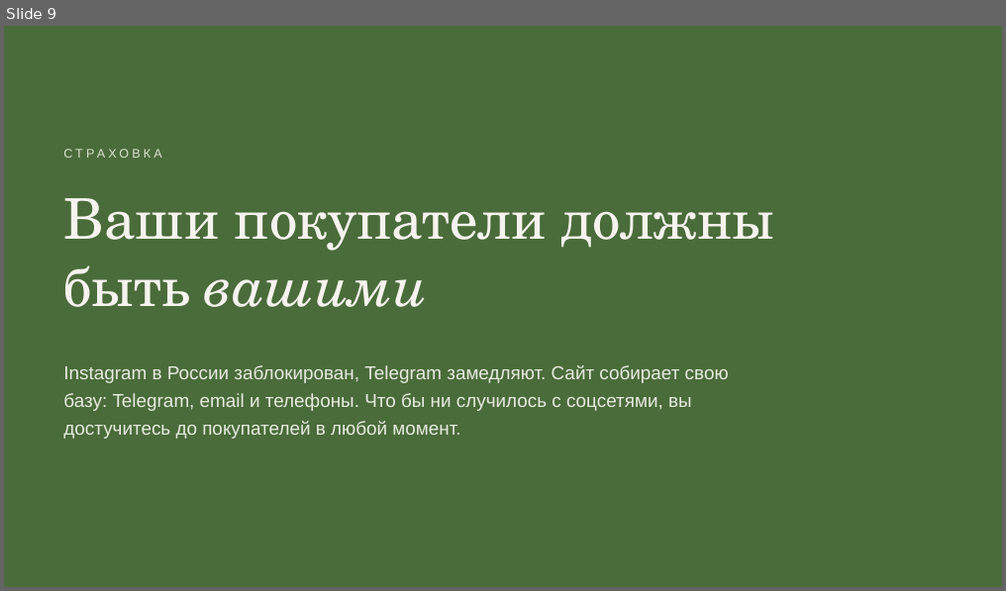
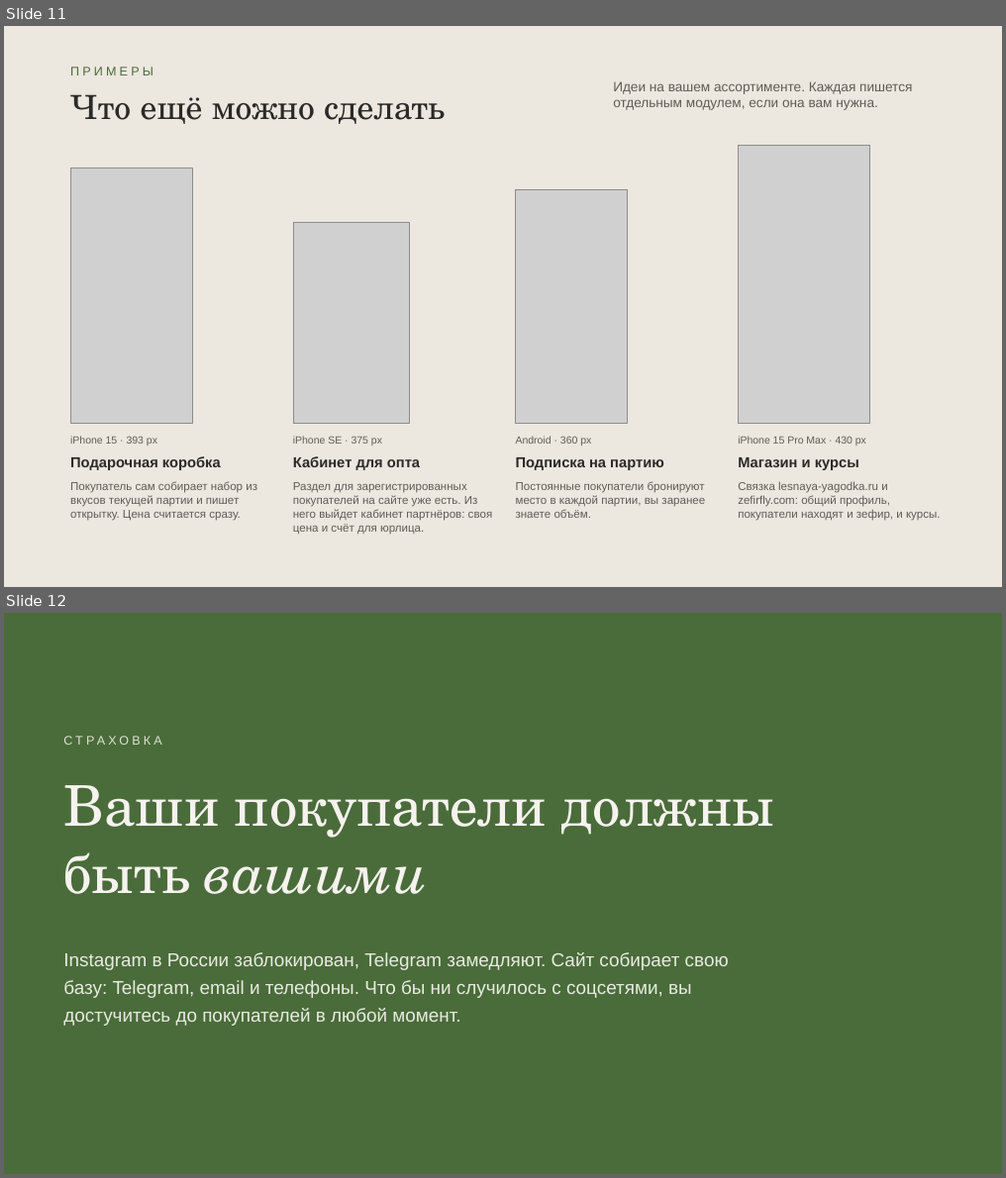
Before and after one commit to ellischment/svoya_ferma, a slide deck: docs/preview/lesnaya-yagodka-predlozhenie.pptx. Shown one above the other, each under a label of ours: slide 9 before the commit, slides 11 and 12 after it. The pictures are 1006x591 and 1006x1178 pixels, drawn with LibreOffice and Linux fonts; fonts in the diff are those of the drawing; grey boxes stand for pictures. Boxes give left, top, right and bottom in pixels: in the first picture for what was removed or moved away, otherwise in the second. Text is boxed around its words. In the diff, an @@ line names an element or a change of style, - is before the commit and + after.

```diff
--- a/docs/preview/lesnaya-yagodka-predlozhenie.pptx
+++ b/docs/preview/lesnaya-yagodka-predlozhenie.pptx
@@ slide 11 added at [4,26,1002,587], background #ECE7DF @@
@@ text added at [70,67,153,76], 12 pt, text #4A6B3A @@
+ПРИМЕРЫ
@@ text added at [613,81,912,110], 13 pt, text #5E5D56 @@
+Идеи на вашем ассортименте. Каждая пишется отдельным модулем, если она вам нужна.
@@ text added at [70,94,445,124], 32 pt, text #2A2A26 @@
+Что ещё можно сделать
@@ picture added at [70,169,192,424] @@
@@ picture added at [739,146,870,424] @@
@@ picture added at [515,190,627,424] @@
@@ picture added at [293,222,409,424] @@
@@ text added at [70,436,157,446], 10 pt, text #5E5D56 @@
+iPhone 15 · 393 px
@@ text added at [293,436,382,446], 10 pt, text #5E5D56 @@
+iPhone SE · 375 px
@@ text added at [516,436,591,446], 10 pt, text #5E5D56 @@
+Android · 360 px
@@ text added at [738,436,866,446], 10 pt, text #5E5D56 @@
+iPhone 15 Pro Max · 430 px
@@ text added at [70,457,221,471], 14 pt, text #2A2A26, bold @@
+Подарочная коробка
@@ text added at [293,457,420,471], 14 pt, text #2A2A26, bold @@
+Кабинет для опта
@@ text added at [516,458,664,471], 14 pt, text #2A2A26, bold @@
+Подписка на партию
@@ text added at [738,458,859,471], 14 pt, text #2A2A26, bold @@
+Магазин и курсы
@@ text added at [70,481,257,521], 11 pt, text #5E5D56 @@
+Покупатель сам собирает набор из вкусов текущей партии и пишет открытку. Цена считается сразу.
@@ text added at [293,482,493,534], 11 pt, text #5E5D56 @@
+Раздел для зарегистрированных покупателей на сайте уже есть. Из него выйдет кабинет партнёров: своя цена и счёт для юрлица.
@@ text added at [516,481,705,518], 11 pt, text #5E5D56 @@
+Постоянные покупатели бронируют место в каждой партии, вы заранее знаете объём.
@@ text added at [738,481,941,521], 11 pt, text #5E5D56 @@
+Связка lesnaya-yagodka.ru и zefirfly.com: общий профиль, покупатели находят и зефир, и курсы.
@@ what was slide 9 is now slide 12 @@
```
Also in this commit, not shown: 9 slides changed, 5 other slides added, 3 slides removed.
